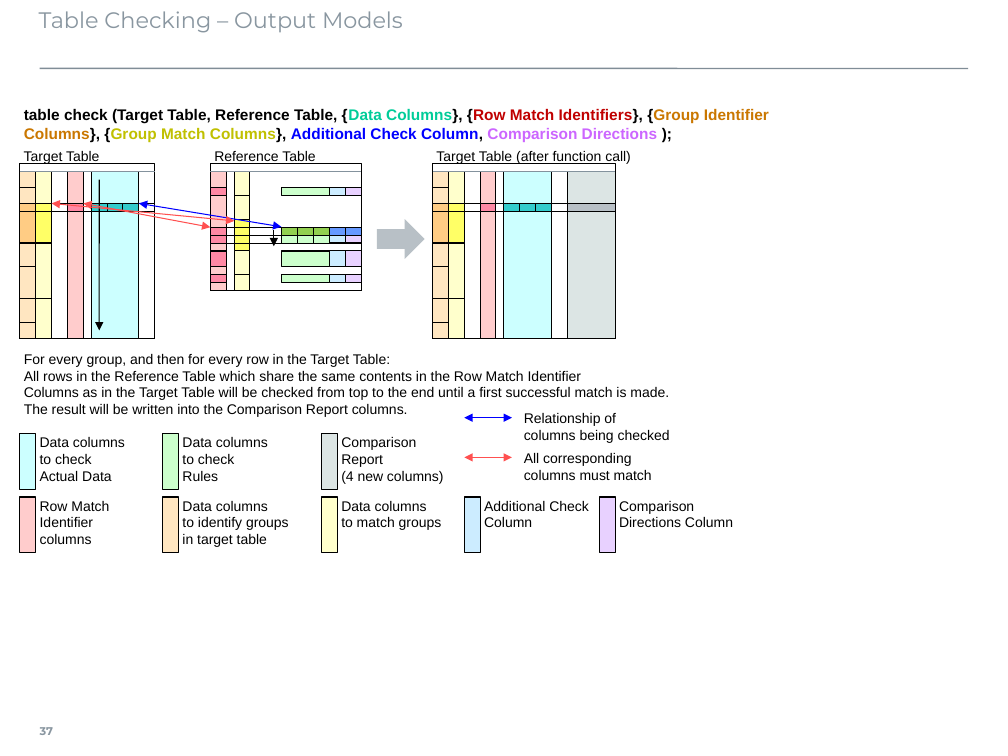
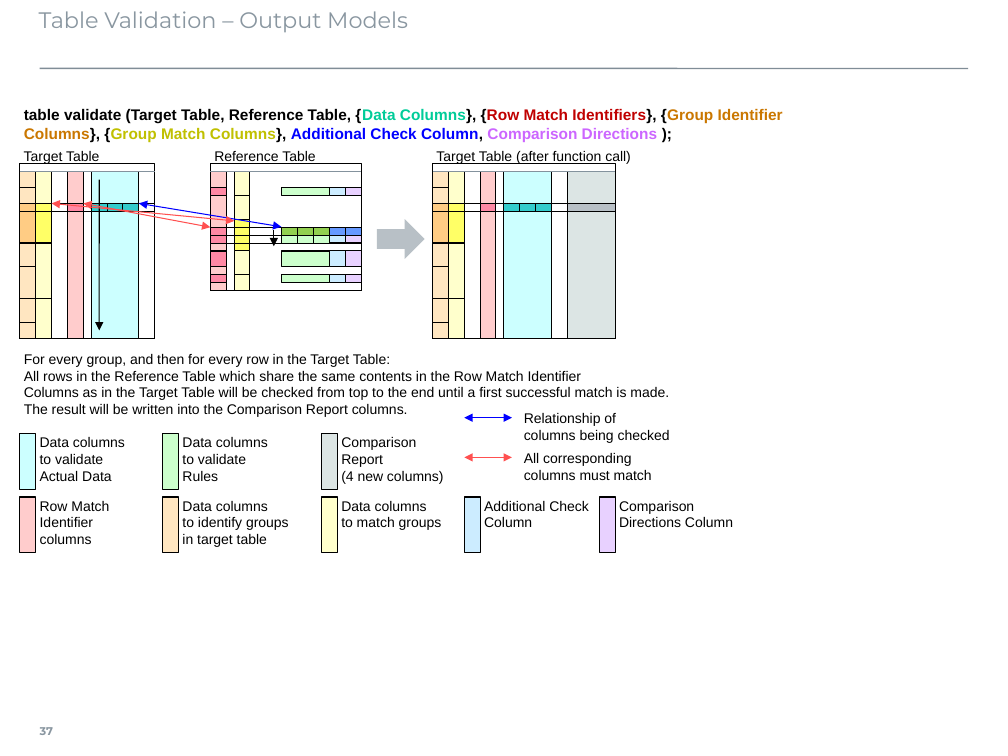
Before and after one commit to georgzurbonsen/B4P_Docu_Maker, a slide deck: slide 37 of source-docs/B4P Illustrations.pptx. Drawn at 1008x756 pixels with LibreOffice and Linux fonts; fonts in the diff are those of the drawing. Boxes give left, top, right and bottom in pixels: in the first picture for what was removed or moved away, otherwise in the second. Text is boxed around its words. In the diff, an @@ line names an element or a change of style, - is before the commit and + after.

```diff
--- a/source-docs/B4P Illustrations.pptx
+++ b/source-docs/B4P Illustrations.pptx
@@ title at (39, 11, 408, 32): text changed @@
-Table Checking – Output Models
+Table Validation – Output Models
@@ text at (24, 109, 783, 142): text changed @@
-table check (Target Table, Reference Table, {Data Columns}, {Row Match Identifiers}, {Group Identifier
-Columns}, {Group Match Columns}, Additional Check Column, Comparison Directions );
+table validate (Target Table, Reference Table, {Data Columns}, {Row Match Identifiers}, {Group Identifier
+Columns}, {Group Match Columns}, Additional Check Column, Comparison Directions );
@@ text at (40, 437, 125, 464): text changed @@
-Data columns
-to check
+Data columns
+to validate
@@ text at (182, 454, 246, 464): text changed @@
-to check
+to validate
```
Also in this commit, not shown: 4 other slides changed, 43 other files.
